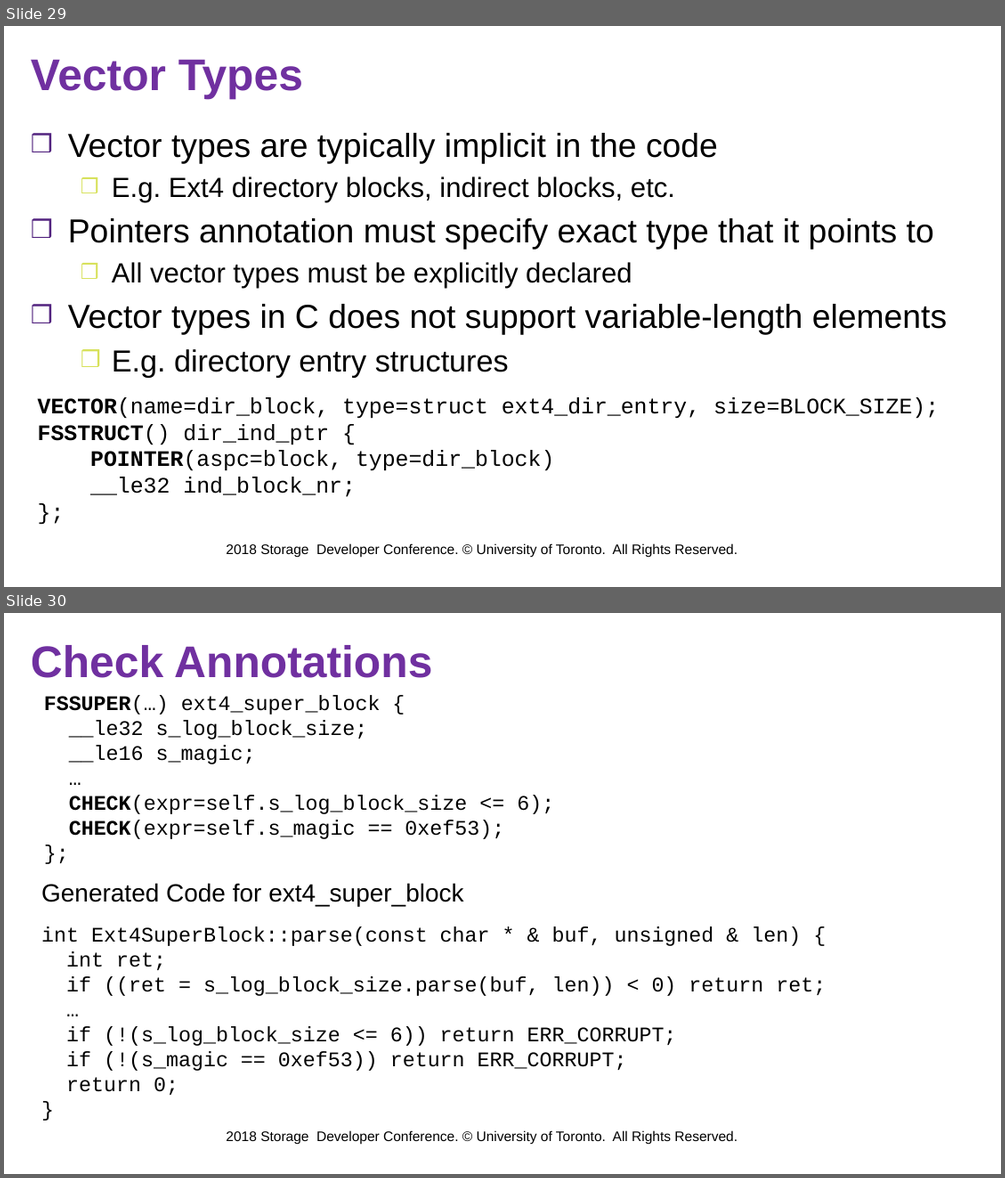
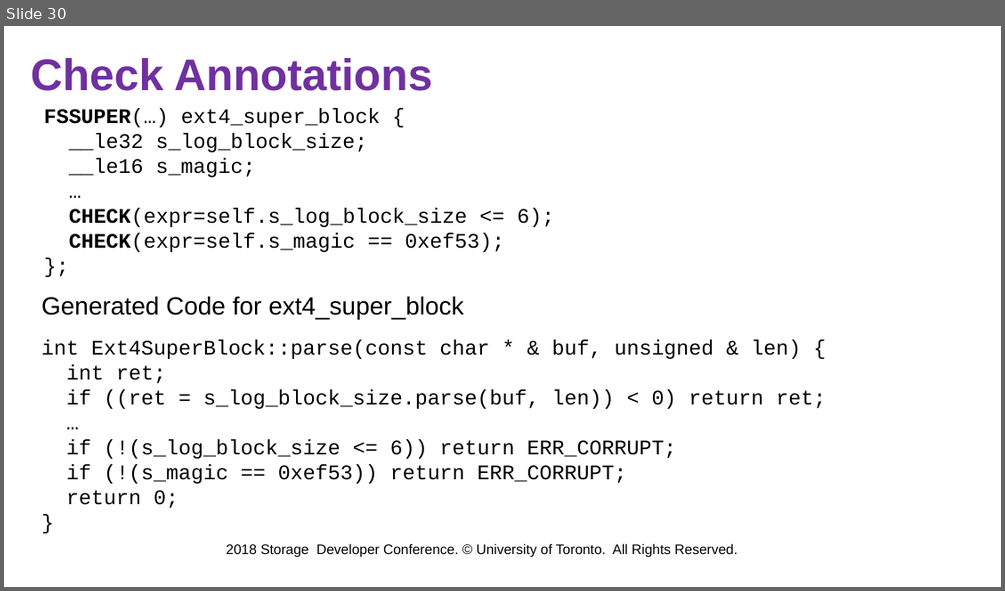
Before and after one commit to jacksun007/spiffy-paper, a slide deck: talk/sdc18_spiffy.pptx. Shown one above the other, each under a label of ours: slides 29 and 30 before the commit, slide 30 after it. The pictures are 1005x1178 and 1005x591 pixels, drawn with LibreOffice and Linux fonts; fonts in the diff are those of the drawing; background and template pictures are left out. Boxes give left, top, right and bottom in pixels: in the first picture for what was removed or moved away, otherwise in the second. Text is boxed around its words. In the diff, an @@ line names an element or a change of style, - is before the commit and + after.

```diff
--- a/talk/sdc18_spiffy.pptx
+++ b/talk/sdc18_spiffy.pptx
@@ slide 29 removed at (4, 26, 1001, 587), background #FFFFFF; not listed: 2 template elements that a slide beside it also shows @@
@@ title removed at (31, 59, 303, 99) @@
-Vector Types
@@ text removed at (68, 133, 947, 377) @@
-❒ Vector types are typically implicit in the code
-  ❒ E.g. Ext4 directory blocks, indirect blocks, etc.
-❒ Pointers annotation must specify exact type that it points to
-  ❒ All vector types must be explicitly declared
-❒ Vector types in C does not support variable-length elements
-  ❒ E.g. directory entry structures
@@ text removed at (38, 397, 938, 497) @@
-  VECTOR(name=dir_block, type=struct ext4_dir_entry, size=BLOCK_SIZE);
-  FSSTRUCT() dir_ind_ptr {
-POINTER(aspc=block, type=dir_block)
-__le32 ind_block_nr;
-  };
```
Also in this commit, not shown: 17 slides changed, 3 slides added.
